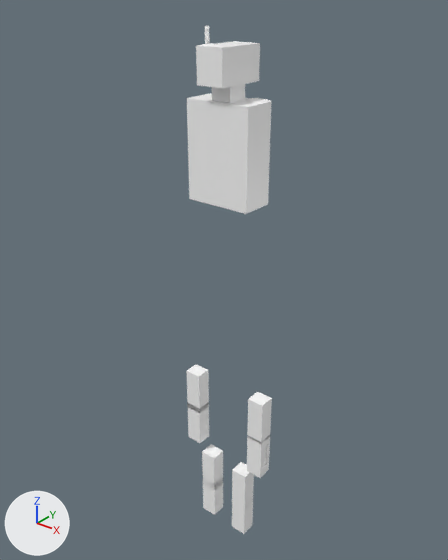
What one commit did to the glTF model game/blender/robot_biped.glb.
Both versions are drawn from a camera (50 mm lens) standing at (2.08, -2.64, 2.23) and looking at (-0.06, 0.03, 0.57). Lighting does not change. The marker at lower left points along +X, +Y and +Z. The picture after the commit comes second. Where no turn or scale is listed for an object, it has been applied to the vertices. Vertices at exactly the same position are counted once.

The first picture shows 'Head', 'LArm1', 'LArm2', 'LLeg1', 'LLeg2', 'RArm1', 'RArm2', 'RLeg1', 'RLeg2', 'Torso'.
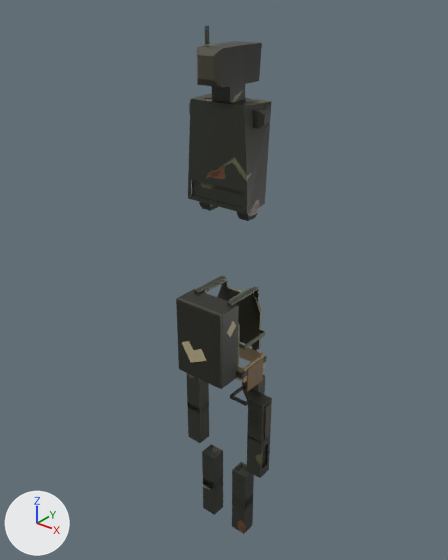
Location of each change, (x1, y1, x2, y2) in pixels of the pictures (448 x 560 px):
'Torso', surface changed, reshaped (white to black): before (187, 93, 271, 214); after (188, 93, 271, 221)
'Head', surface changed, reshaped (white to black): before (196, 25, 260, 103); after (197, 25, 262, 103)
'PackLid', added: after (176, 297, 222, 389)
'Pack', added: after (179, 276, 267, 389)
'Plate', added: after (202, 279, 265, 364)
'RArm1', surface changed (white to black): (247, 392, 272, 442) in both
'LArm1', surface changed (white to black): (186, 373, 209, 413) in both
'RLeg1', surface changed (white to black): (232, 462, 254, 509) in both
'RArm2', surface changed (white to black): (247, 435, 270, 478) in both
'LLeg1', surface changed (white to black): (202, 444, 223, 491) in both
'Belt', added (brown): after (236, 347, 265, 392)
'LArm2', surface changed (white to black): (188, 406, 209, 443) in both
'RLeg2', surface changed (white to black): (232, 496, 253, 534) in both
'LLeg2', surface changed (white to black): (203, 477, 223, 515) in both
'Holster', added: after (230, 375, 265, 406)
part 1 of me_head, reshaped: before (196, 41, 260, 103); after (197, 41, 262, 103)
part 2 of me_head, surface changed: (201, 25, 245, 102) in both

The change in detail:
Picture 'palette' (img_palette) is new.
In material 'M_Base' (mat_m_base), base_color is no longer (1.0, 1.0, 1.0), white #ffffff.
In material 'M_Base' (mat_m_base), texture is now set to img_palette.
me_head is used by ob_head; location (0.0, 0.0, 0.551).
me_head had 59 vertices, 110 faces and spanned x -0.122..0.084, y -0.156..0.156, z 1.055..1.466.
me_head now has 85 vertices, 162 faces and spans x -0.122..0.084, y -0.184..0.172, z 1.08..1.466.
Part 1, on me_head:
7 vertices are removed from x -0.084..0.084, y -0.156..0.156, z 1.055..1.379.
41 faces are deleted.
4 vertices in x -0.058..0.058, y 0.125, z 1.218..1.35 move by (0.0, 0.019, 0.0).
8 vertices move from x -0.084..0.061, y -0.156..0.065, z 1.055..1.385 to x -0.081..0.061, y -0.156..0.065, z 1.08..1.383.
27 vertices are added at x -0.084..0.084, y -0.184..0.172, z 1.08..1.379.
6 new vertices lie (0.0, 0.04, -0.024) away from vertices in x -0.031..-0.01, y -0.105, z 1.191..1.201.
93 new faces join them.
me_head part 2: 69 kept faces spanning x -0.122..0.084, y -0.156..0.156, z 1.08..1.466 get new texture (UV) coordinates.
me_torso is used by ob_torso; location (0.0, 0.0, 0.551).
me_torso had 32 vertices, 60 faces and spanned x -0.204..0.204, y -0.101..0.101, z 0.544..1.115.
me_torso now has 232 vertices, 460 faces and spans x -0.257..0.251, y -0.101..0.101, z 0.475..1.11.
me_torso part 3: 1 vertex moved from x 0.184, y 0.04, z 1.115 to x 0.16, y 0.04, z 1.11; 13 vertices removed from x -0.204..0.204, y -0.101..0.101, z 0.544..1.115; 213 vertices added at x -0.257..0.251, y -0.101..0.101, z 0.475..1.11.
Mesh me_cube_006 is new.
It has 161 vertices, 329 faces and spans x -0.211..0.212, y -0.121..0.168, z -0.181..0.228.
It uses material mat_m_base (picture img_palette).
Mesh me_cube_004 is new.
It has 104 vertices, 208 faces and spans x -0.219..0.22, y -0.116..0.116, z -0.139..0.048.
It uses material mat_m_base (picture img_palette).
Mesh me_cube_002 is new.
It has 36 vertices, 72 faces and spans x -0.065..0.065, y -0.065..0.139, z -0.113..0.108.
It uses material mat_m_base (picture img_palette).
Mesh me_cube_001 is new.
It has 24 vertices, 44 faces and spans x -0.167..0.167, y -0.013..0.008, z -0.25..0.247.
It uses material mat_m_base (picture img_palette).
Mesh me_cube is new.
It has 130 vertices, 255 faces and spans x -0.221..0.219, y -0.083..0.306, z -0.263..0.248.
It uses material mat_m_base (picture img_palette).
Object 'Plate' (ob_plate) is new; it shows me_cube_006.
Its location is (0.0, 0.0, 0.31).
Object 'Belt' (ob_belt) is new; it shows me_cube_004.
Its location is (0.0, 0.0, 0.06).
Object 'Holster' (ob_holster) is new; it shows me_cube_002.
Its location is (0.135, 0.0, -0.184).
Object 'PackLid' (ob_packlid) is new; it shows me_cube_001.
Its location is (0.0, -0.272, 0.29).
Object 'Pack' (ob_pack) is new; it shows me_cube.
Its location is (0.0, -0.19, 0.3).
